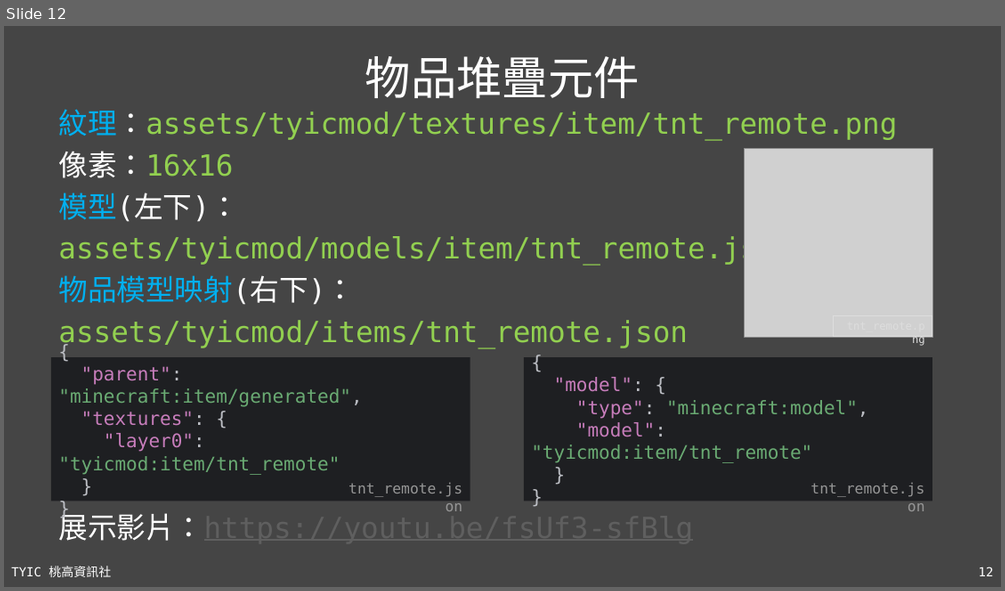
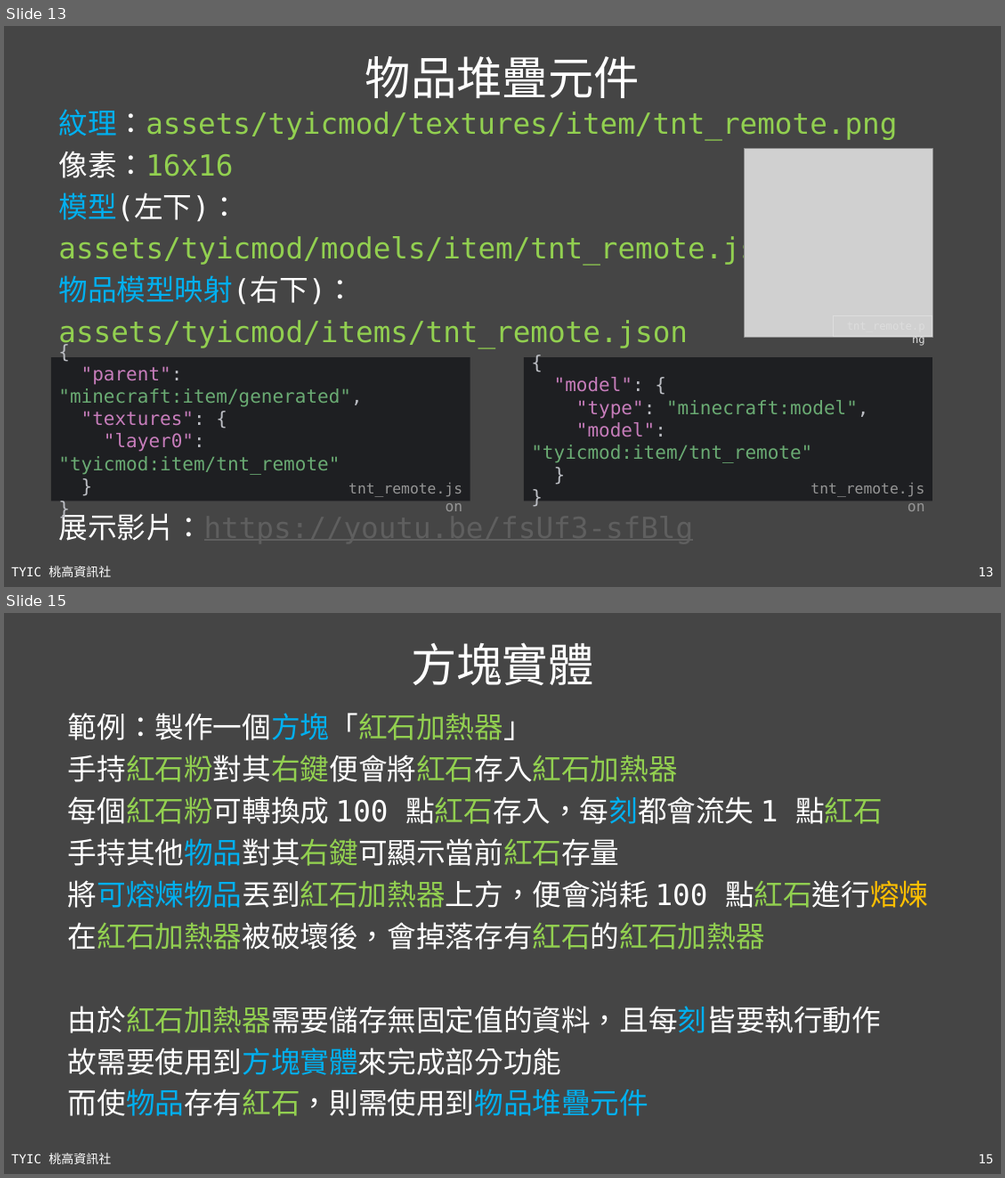
Before and after one commit to TYSHIC/slides, a slide deck: ppt/54_Java 專案：NBT.pptx. Shown one above the other, each under a label of ours: slide 12 before the commit, slides 13 and 15 after it; the slides between them are not shown. The pictures are 1005x591 and 1005x1178 pixels, drawn with LibreOffice and Linux fonts; fonts in the diff are those of the drawing; grey boxes stand for pictures. Boxes give left, top, right and bottom in pixels: in the first picture for what was removed or moved away, otherwise in the second. Text is boxed around its words. In the diff, an @@ line names an element or a change of style, - is before the commit and + after.

```diff
--- a/ppt/54_Java 專案：NBT.pptx
+++ b/ppt/54_Java 專案：NBT.pptx
@@ slide 15 added at bbox=[4, 613, 1001, 1174], background #454545; not listed: 2 template elements that a slide beside it also shows @@
@@ title added at bbox=[411, 642, 593, 685], 44 pt, text #FFFFFF @@
+方塊實體
@@ text added at bbox=[68, 713, 928, 1116], 28 pt, text #FFFFFF @@
+範例：製作一個方塊「紅石加熱器」
+手持紅石粉對其右鍵便會將紅石存入紅石加熱器
+每個紅石粉可轉換成 100 點紅石存入，每刻都會流失 1 點紅石
+手持其他物品對其右鍵可顯示當前紅石存量
+將可熔煉物品丟到紅石加熱器上方，便會消耗 100 點紅石進行熔煉
+在紅石加熱器被破壞後，會掉落存有紅石的紅石加熱器
+由於紅石加熱器需要儲存無固定值的資料，且每刻皆要執行動作
+故需要使用到方塊實體來完成部分功能
+而使物品存有紅石，則需使用到物品堆疊元件
@@ what was slide 12 is now slide 13 @@
@@ page number at bbox=[979, 566, 994, 576]: text changed @@
-12
+13
```
Also in this commit, not shown: 4 slides changed, 11 other slides added, 45 other files.
